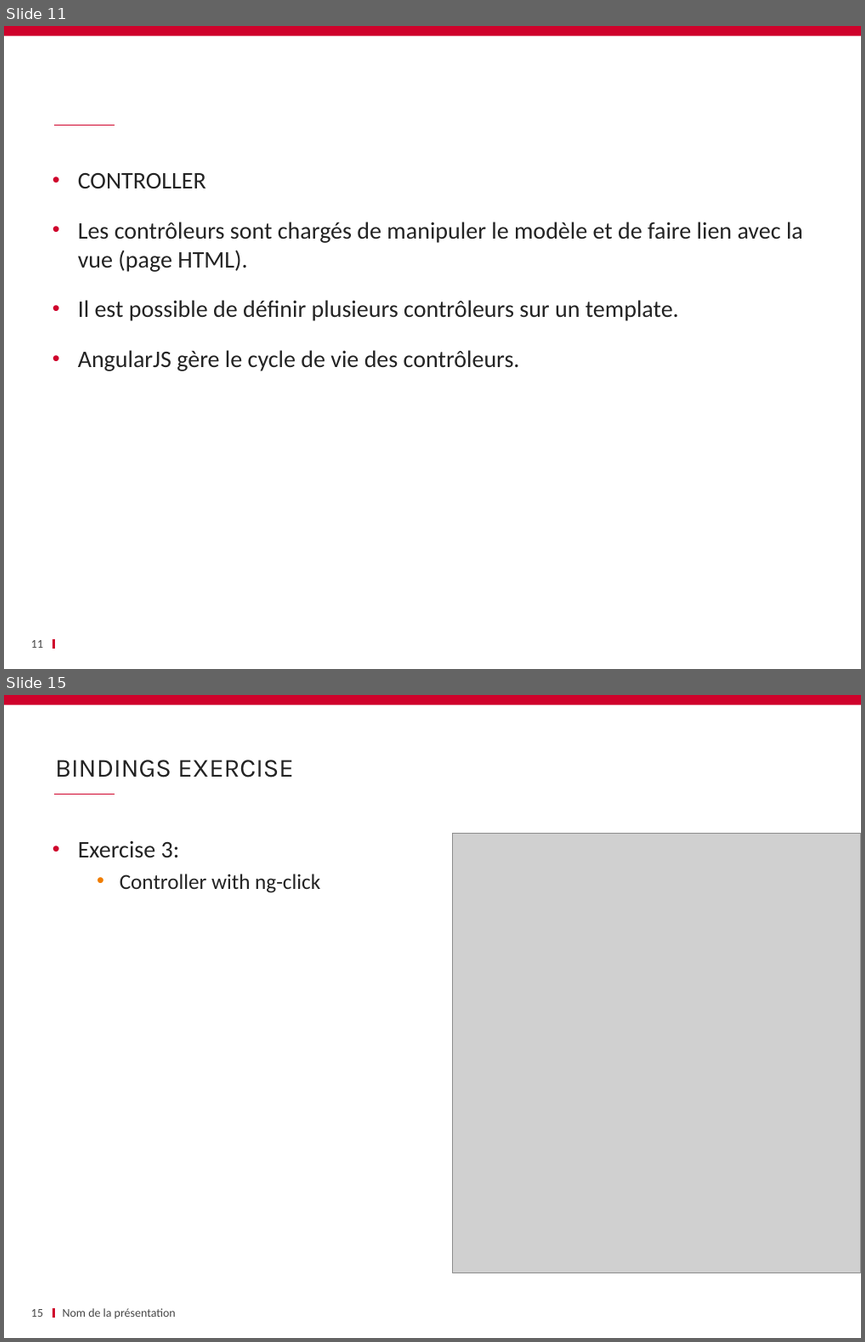
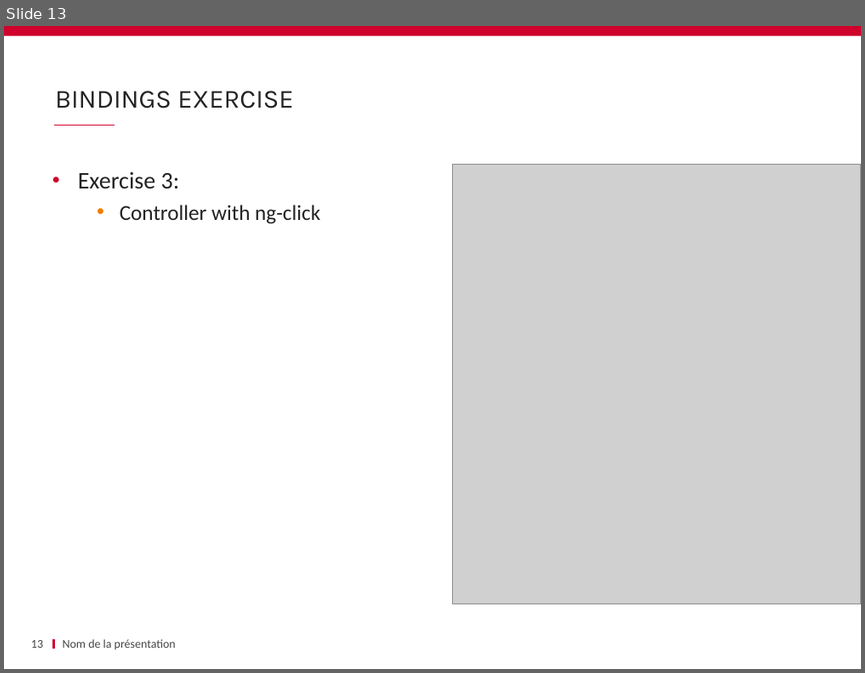
Before and after one commit to schassande/formation-angularjs1, a slide deck: Jour1/03 Premiers pas/03_Premier_pas_AngularJS.pptx. Shown one above the other, each under a label of ours: slides 11 and 15 before the commit, slide 13 after it; the slides between them are not shown. The pictures are 865x1342 and 865x673 pixels, drawn with LibreOffice and Linux fonts; fonts in the diff are those of the drawing; grey boxes stand for pictures; background and template pictures are left out. Boxes give left, top, right and bottom in pixels: in the first picture for what was removed or moved away, otherwise in the second. Text is boxed around its words. In the diff, an @@ line names an element or a change of style, - is before the commit and + after.

```diff
--- a/Jour1/03 Premiers pas/03_Premier_pas_AngularJS.pptx
+++ b/Jour1/03 Premiers pas/03_Premier_pas_AngularJS.pptx
@@ slide 11 removed at (4, 26, 861, 669), background #FFFFFF; not listed: 3 template elements that a slide beside it also shows @@
@@ text removed at (78, 173, 803, 371) @@
-• CONTROLLER
-• Les contrôleurs sont chargés de manipuler le modèle et de faire lien avec la vue (page HTML).
-• Il est possible de définir plusieurs contrôleurs sur un template.
-• AngularJS gère le cycle de vie des contrôleurs.
@@ page number removed at (31, 640, 43, 647) @@
-11
@@ what was slide 15 is now slide 13 @@
@@ page number at (31, 640, 43, 647): text changed @@
-15
+13
```
Also in this commit, not shown: 10 slides changed, 3 other slides removed, 1 other file.
